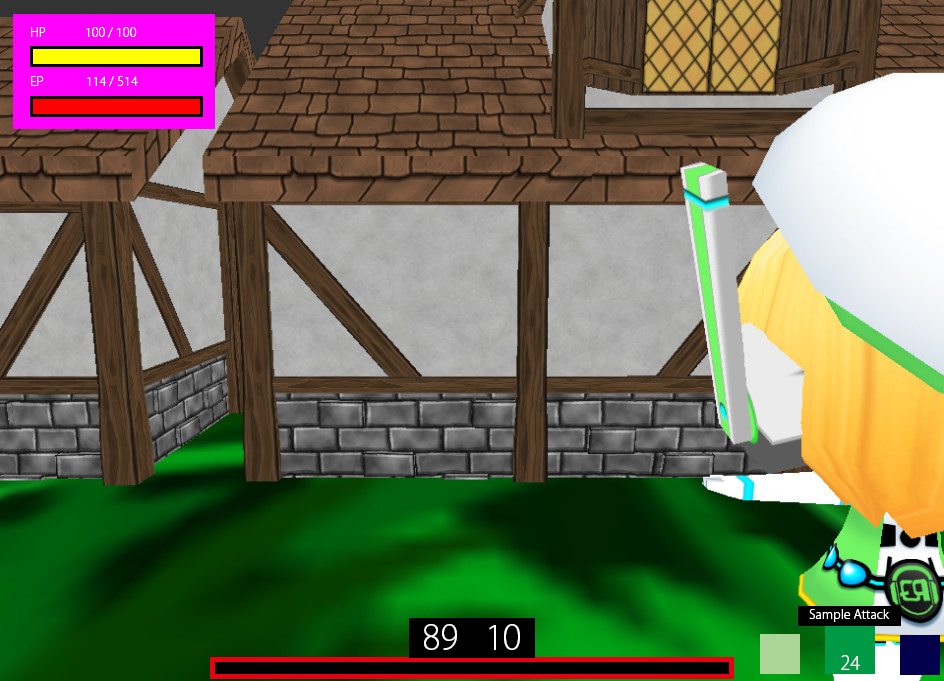
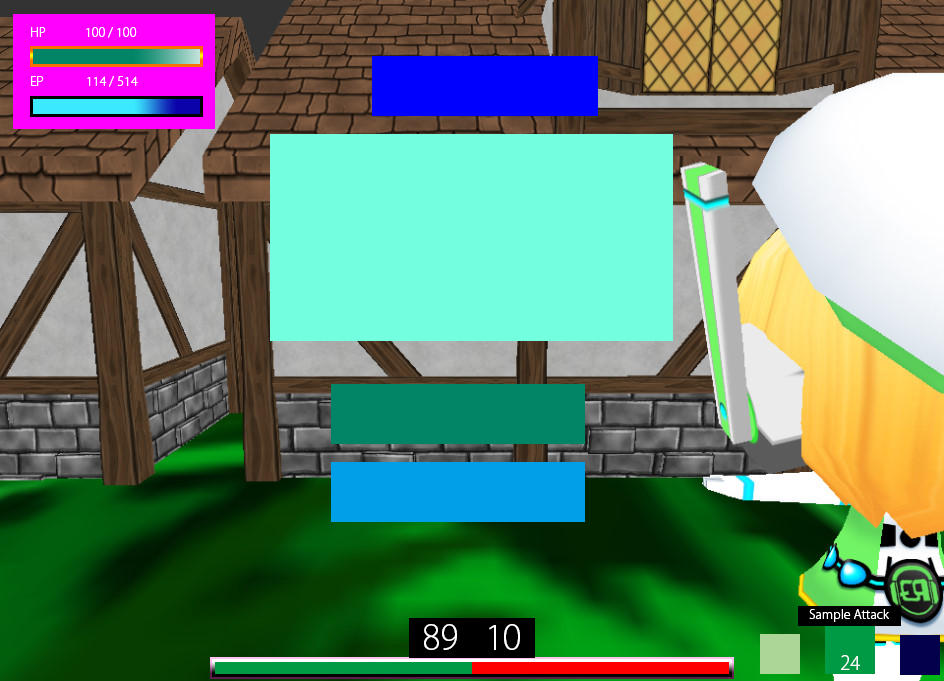
Layers edited between the first and the second 944x681 image:
added group "Result" with 7 layers above "UI" over [270, 56, 673, 522]
added group "Buttons" with 2 layers in group "Result" over [331, 384, 585, 522]
added layer "ButtonToTitle" in group "Buttons" over [331, 462, 585, 522]
added layer "ButtonRetry" in group "Buttons" over [331, 384, 585, 444]
added group "Frame" (1st of 2, in "Result") with 3 layers in group "Result" over [270, 56, 673, 341]
added layer "LogoLose" in group "Frame" over [372, 56, 598, 116]
added layer "LogoWin" in group "Frame" over [372, 56, 598, 116]
added layer "Frame" (2nd of 2, in "Result" › "Frame") in group "Frame" over [270, 134, 673, 341]
added layer "スコアバー(中身右)" in group "スコアバー" over [472, 662, 729, 674]
renamed "スコアバー(中身)" to "スコアバー(中身左)", painted on it over [215, 662, 729, 674]
painted on "スコアバー(外枠)" over [210, 657, 734, 679]
